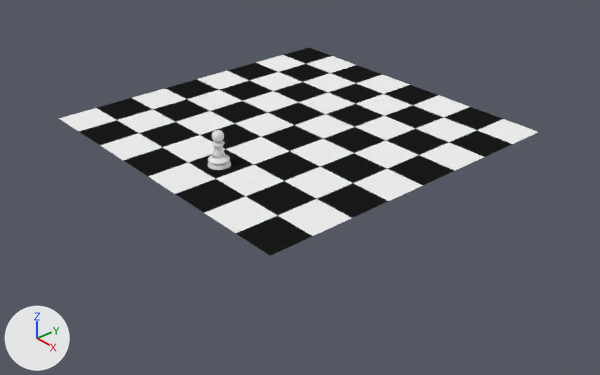
Renders of the Blender file module3/chess_scene.blend from each side of a commit.
The view is the same before and after, from a camera (50 mm lens) standing at (13.63, -11.69, 7.95) and looking at (0.62, -0.37, -1.28). The lights are fixed; the arrows at lower left show +X, +Y and +Z.

Objects in the first picture: 'Plane', 'pawn'.
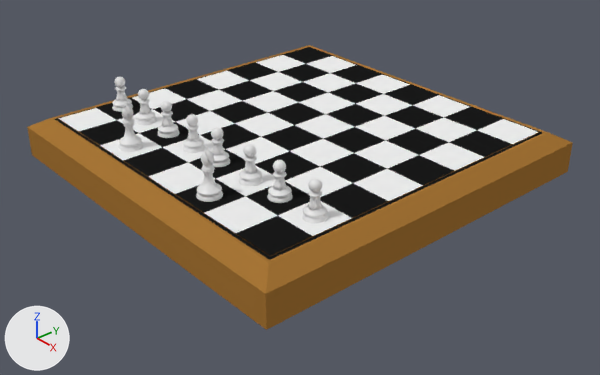
Location of each change, [x1, y1, x2, y2] in pixels of the pictures (600 x 375 px):
'base', added (brown)
    after: [27, 45, 573, 330]
'pawn', moved
    before: [208, 130, 231, 170]
    after: [302, 178, 328, 223]
'bishop.001', added
    after: [196, 146, 223, 202]
'pawn.001', added
    after: [267, 160, 292, 203]
'bishop', added
    after: [119, 102, 143, 152]
'pawn.002', added
    after: [239, 144, 263, 186]
'pawn.004', added
    after: [183, 114, 205, 153]
'pawn.003', added
    after: [211, 127, 230, 167]
'pawn.005', added
    after: [158, 101, 179, 138]
'pawn.006', added
    after: [135, 89, 156, 125]
'pawn.007', added
    after: [112, 77, 133, 112]

Edits to the bpy script that builds the scene:
```text
Change ob_pawn:
    add ob_pawn.parent = ob_pawn_007
    add ob_pawn.matrix_parent_inverse = Matrix(((1.0, 0.0, 0.0, 3.582), (0.0, 1.0, 0.0, 2.498), (0.0, 0.0, 1.0, -0.718), (0.0, 0.0, 0.0, 1.0)))
    ob_pawn.location: (0.531, -2.566, 0.718) -> (3.501, -2.498, 0.718)
Add ob_pawn_007:
    ob_pawn_007 = bpy.data.objects.new('pawn.007', me_cylinder_002.copy())  # the mesh of ob_pawn
    ob_pawn_007.parent = ob_white_players
    ob_pawn_007.location = (-3.582, -2.498, 0.718)
Add ob_white_players:
    ob_white_players = bpy.data.objects.new('white players', None)
    ob_white_players.location = (0.427, -2.592, 0.294)
Add ob_bishop:
    ob_bishop = bpy.data.objects.new('bishop', me_cylinder_000)  # 1973 vertices, 1873 faces, 31 loose edges; spans x -0.266..0.266, y -0.266..0.266, z -0.764..0.313
    ob_bishop.parent = ob_pawn_007
    ob_bishop.location = (-1.49, -3.514, 0.764)
Add ob_bishop_001:
    ob_bishop_001 = bpy.data.objects.new('bishop.001', me_cylinder_000.copy())
    ob_bishop_001.parent = ob_pawn_007
    ob_bishop_001.location = (1.503, -3.514, 0.764)
Add ob_pawn_001:
    ob_pawn_001 = bpy.data.objects.new('pawn.001', me_cylinder_002.copy())  # the mesh of ob_pawn
    ob_pawn_001.parent = ob_pawn_007
    ob_pawn_001.location = (2.463, -2.498, 0.718)
Add ob_pawn_002:
    ob_pawn_002 = bpy.data.objects.new('pawn.002', me_cylinder_002.copy())  # the mesh of ob_pawn
    ob_pawn_002.parent = ob_pawn_007
    ob_pawn_002.location = (1.53, -2.498, 0.718)
Add ob_pawn_003:
    ob_pawn_003 = bpy.data.objects.new('pawn.003', me_cylinder_002.copy())  # the mesh of ob_pawn
    ob_pawn_003.parent = ob_pawn_007
    ob_pawn_003.location = (0.414, -2.498, 0.718)
Add ob_pawn_004:
    ob_pawn_004 = bpy.data.objects.new('pawn.004', me_cylinder_002.copy())  # the mesh of ob_pawn
    ob_pawn_004.parent = ob_pawn_007
    ob_pawn_004.location = (-0.512, -2.498, 0.718)
Add ob_pawn_005:
    ob_pawn_005 = bpy.data.objects.new('pawn.005', me_cylinder_002.copy())  # the mesh of ob_pawn
    ob_pawn_005.parent = ob_pawn_007
    ob_pawn_005.location = (-1.537, -2.498, 0.718)
Add ob_pawn_006:
    ob_pawn_006 = bpy.data.objects.new('pawn.006', me_cylinder_002.copy())  # the mesh of ob_pawn
    ob_pawn_006.parent = ob_pawn_007
    ob_pawn_006.location = (-2.51, -2.498, 0.718)
Add ob_base:
    ob_base = bpy.data.objects.new('base', me_plane_001)  # 36 vertices, 33 faces; spans x -4.57..4.57, y -4.57..4.57, z -1.0..0.0; in mat_wood (brown #a77536), mat_rim (black #191919)
    ob_base.location = (0.0, 0.0, 0.0)
```
